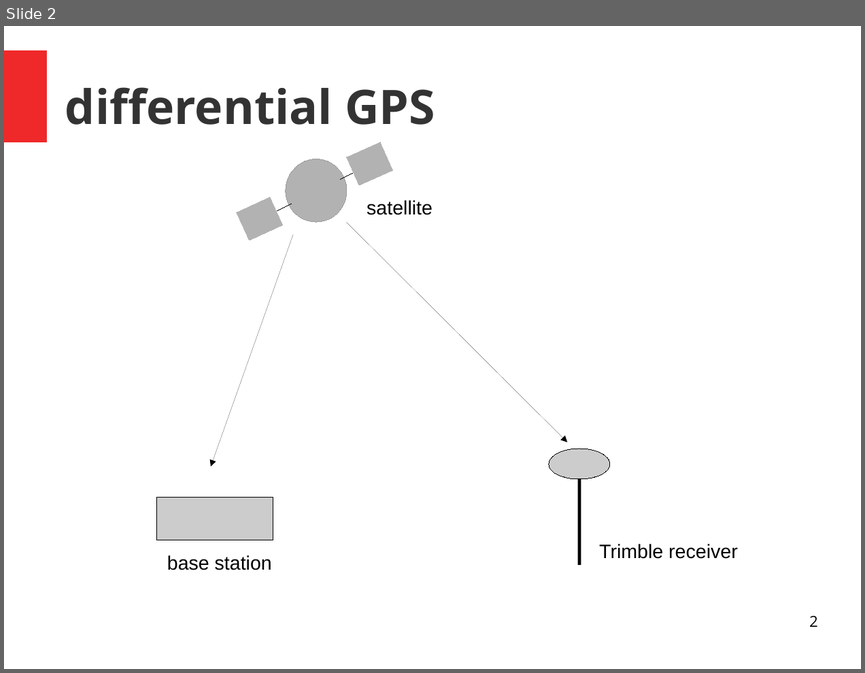
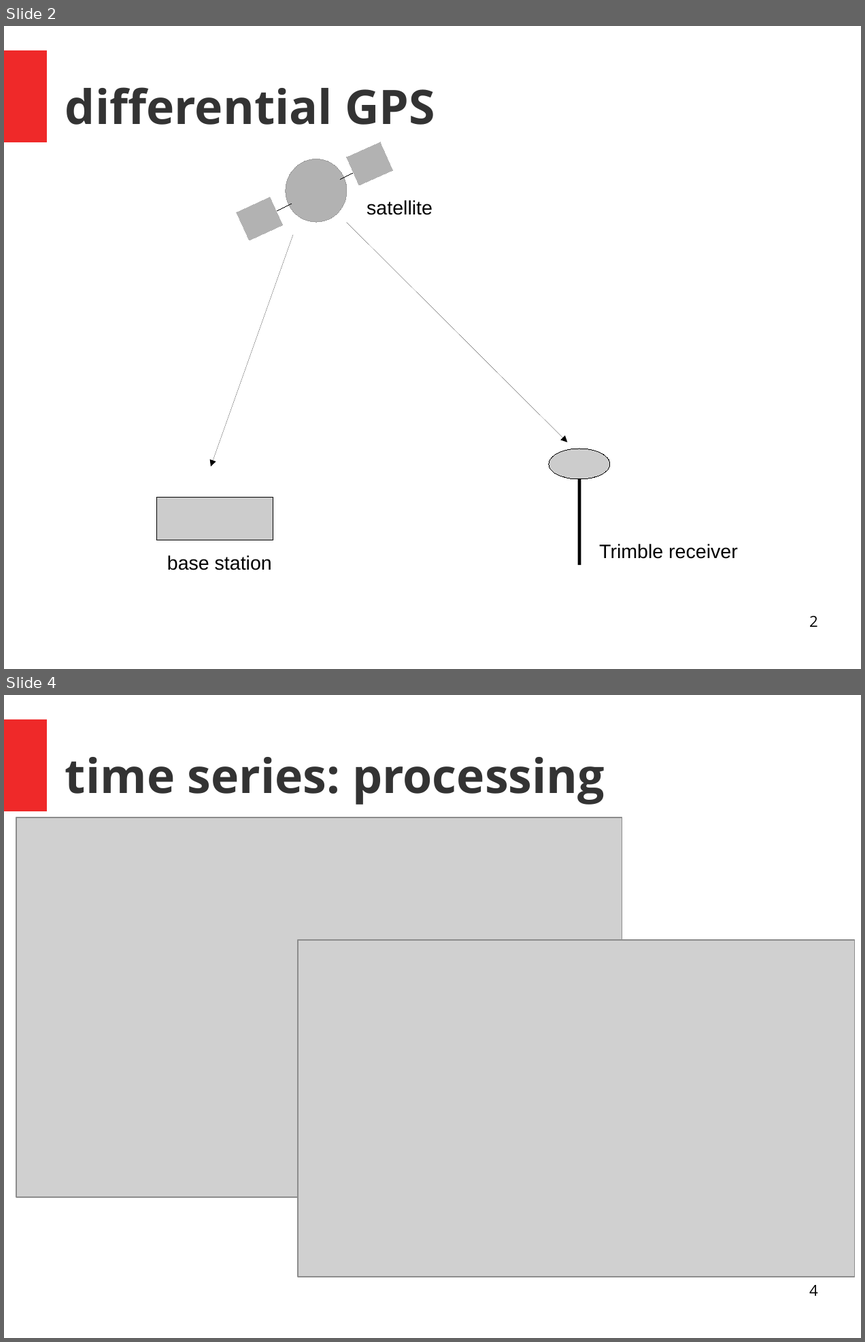
Before and after one commit to Standard24/SnowAirIceSea, a slide deck: presentation/Presentation_Processing.odp. Shown one above the other, each under a label of ours: slide 2 before the commit, slides 2 and 4 after it; the slides between them are not shown. The pictures are 865x673 and 865x1342 pixels, drawn with LibreOffice and Linux fonts; fonts in the diff are those of the drawing; grey boxes stand for pictures. Boxes give left, top, right and bottom in pixels: in the first picture for what was removed or moved away, otherwise in the second. Text is boxed around its words. In the diff, an @@ line names an element or a change of style, - is before the commit and + after.

```diff
--- a/presentation/Presentation_Processing.odp
+++ b/presentation/Presentation_Processing.odp
@@ slide 4 added at (x1=4, y1=695, x2=861, y2=1338), background #FFFFFF; not listed: 1 template element that a slide beside it also shows @@
@@ title added at (x1=65, y1=757, x2=604, y2=804), 44 pt, text #333333, bold @@
+time series: processing
@@ picture added at (x1=16, y1=817, x2=622, y2=1196) @@
@@ picture added at (x1=298, y1=940, x2=855, y2=1276) @@
@@ page number added at (x1=809, y1=1285, x2=818, y2=1295), 14 pt, text #000000 @@
+4
```
Also in this commit, not shown: 3 slides changed, 2 other files.
